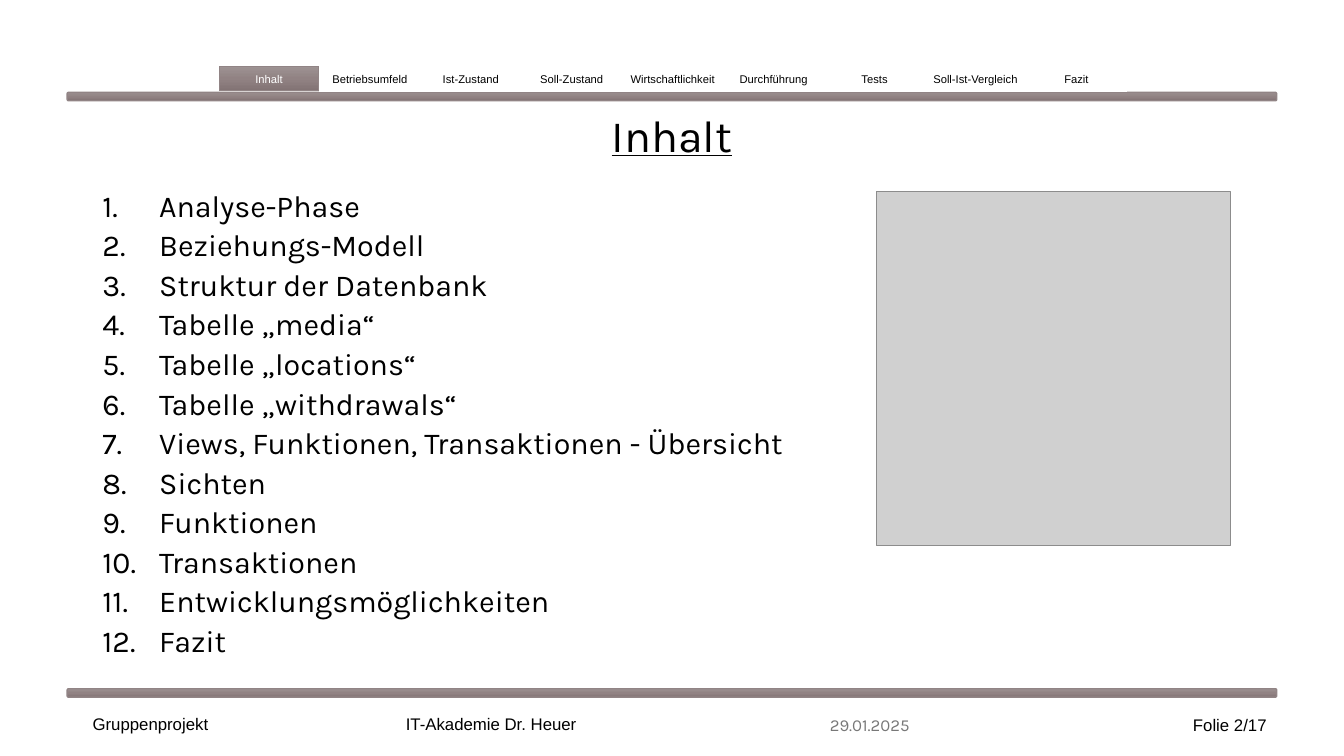
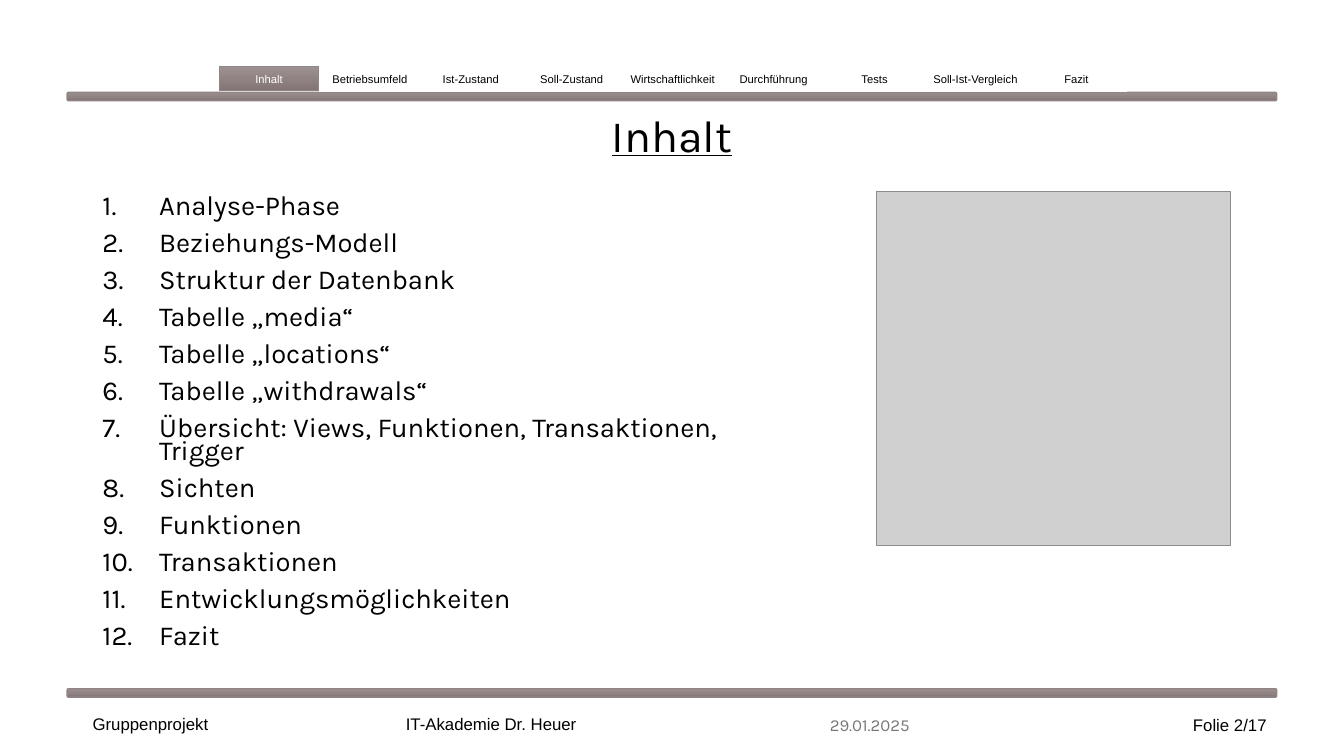
Before and after one commit to EkaterinaShmeleva/MediaManagementSystem, a slide deck: slide 2 of Medienverwaltungsdatenbank Gruppe1.pptx. Drawn at 1344x756 pixels with LibreOffice and Linux fonts; fonts in the diff are those of the drawing; grey boxes stand for pictures. Boxes give left, top, right and bottom in pixels: in the first picture for what was removed or moved away, otherwise in the second. Text is boxed around its words. In the diff, an @@ line names an element or a change of style, - is before the commit and + after.

Commit message:
trigger hinzugefügt

```diff
--- a/Medienverwaltungsdatenbank Gruppe1.pptx
+++ b/Medienverwaltungsdatenbank Gruppe1.pptx
@@ text at [159,196,510,646]: size 21.7 to 19.6 pt in "Analyse-Phase", "Beziehungs-Modell", "Struktur der Datenbank", "Tabelle „media“" and 7 more places @@
@@ text at [159,414,716,467]: text changed; size 21.7 to 19.6 pt @@
-7. Views, Funktionen, Transaktionen - Übersicht
+7. Übersicht: Views, Funktionen, Transaktionen, Trigger
```
Also in this commit, not shown: 1 other slide changed.
